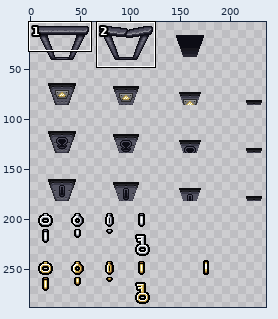
Two versions of one sprite sheet, resources/gfx/grid/01c_rd_downpour_a.png. Above, an overview of the earlier version with the close-up marked.
Close-up. Before:
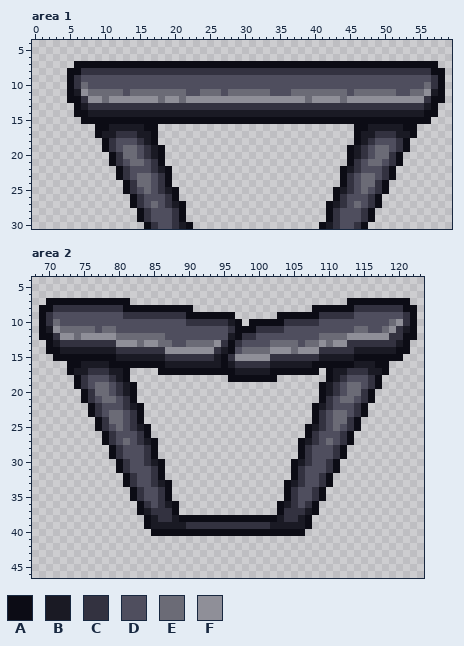
The file is 256x288 pixels. Colours within 5 levels of each other are drawn and written as one. Shown: area 1: x 0..59, y 4..30; area 2: x 68..123, y 4..46. The wide view leaves out empty margins. The commit also changed other parts of the picture, which this record leaves out.
Palette (. is transparent): A #0c0c15  B #1a1a24  C #333240  D #4f4e5e  E #6b6b76  F #8f8f98
After the commit:
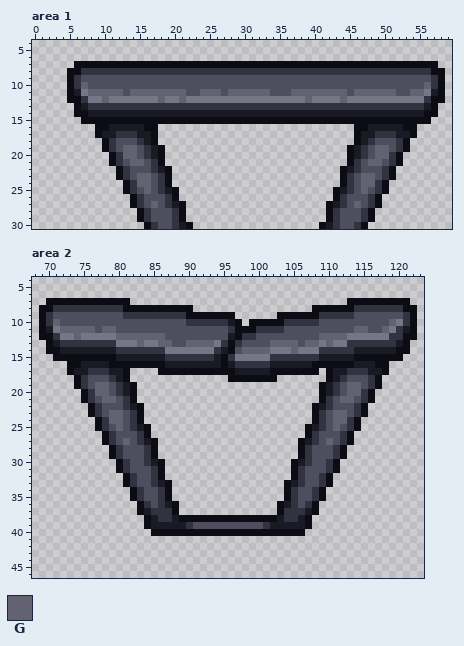
Colours new in this view: G #636272
Changes in this commit:
colour F: #8f8f98 -> #777686
Changed rows in their new state; - is a pixel that keeps its letter.
Area 1:
first column x 7:
10 G------------------------------------------------G
11 -GGGGG-GGGGGGGG--GGG-GGGGGG---GGGGGGGG-GGGGGG--GG-
12 ---G-------G--G-----------------G----G------------
first column x 13:
19 GG----------------------------------GG
20 GG----------------------------------GG
21 -GG--------------------------------GG-
23 --GG------------------------------GG--
24 --GG------------------------------GG--
25 ---G------------------------------G---
27 ----G----------------------------G----
Area 2:
first column x 71:
10 G-----------------------------------------------G
11 -GGGGG-GG----------------------------------GG--G-
12 ---G-----GGGGGGG----------------------GGGG-------
13 ------------G--GG--GGGG--------GGGG-GG-G---------
14 ---------------------------GGGG---G--------------
first column x 77:
19 GG----------------------------------GG
20 GG----------------------------------GG
21 -GG--------------------------------GG-
23 --GG------------------------------GG--
24 --GG------------------------------GG--
25 ---G------------------------------G---
27 ----G----------------------------G----
first column x 91:
39 DDDDDDDDDD
Boxes around the changes in both close-ups, in picture pixels (x1, y1, x2, y2):
changed: (81, 82, 431, 103)
changed: (123, 145, 158, 208)
changed: (354, 145, 389, 208)
changed: (53, 319, 403, 361)
changed: (95, 382, 130, 445)
changed: (326, 382, 361, 445)
changed: (193, 522, 263, 529)
